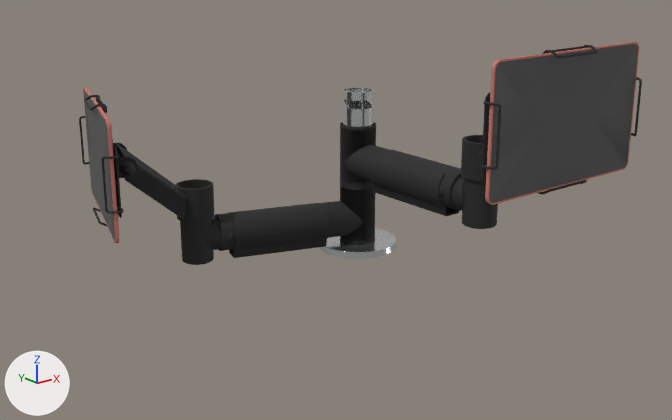
Before and after pictures for a commit that changed the glTF model projekt.glb.
Rendered twice from a camera (50 mm lens) standing at (-0.533, -0.994, 0.616) and looking at (0.136, -0.157, 0.281). The lights are fixed; the arrows at lower left show +X, +Y and +Z. The picture after the commit comes second. Where no turn or scale is listed for an object, it has been applied to the vertices.

In view in the first picture: 'PL38_0008_A', 'PL38_0008_A.001', 'PL38_0008_B.001', 'PL38_0008_C', 'PL38_0008_C.001', 'PL38_0008_full_1', 'PL38_0008_full_1.001', 'PL38_0008_full_2', 'PL38_0008_full_2.001', 'PL38_0100__Flex_Arm_A', 'PL38_0100__Flex_Arm_A.001', 'PL38_0100__Flex_Arm_B', 'PL38_0100__Flex_Arm_B.001', 'PL38_0200'.
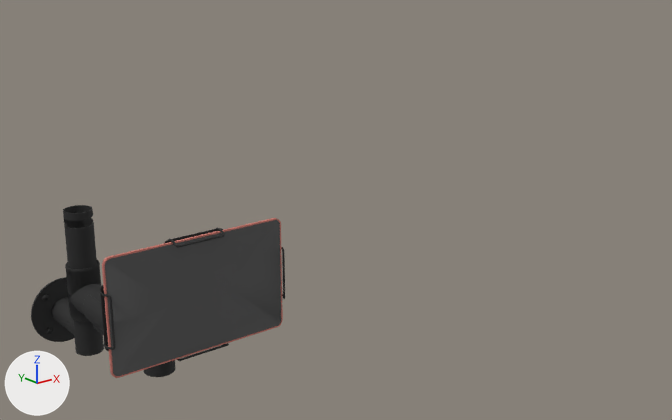
Commit message: AR update

Not drawn themselves, but carrying or shaping drawn objects: ob_scene_001, ob_scene_002, ob_scene_003, ob_scene_004, ob_scene_005, ob_scene_006, ob_pl38_0008_full.

Patch to the scene script:
```diff
--- a/projekt.glb.py
+++ b/projekt.glb.py
@@ ob_pl38_0200 @@
-ob_pl38_0200 = bpy.data.objects.new('PL38_0200', me_mesh_0)
@@ ob_scene_001 @@
 ob_scene_001.parent = ob_node_30
-ob_scene_001.location = (0.121, -0.103, 0.26)
-ob_scene_001.rotation_euler = (0.0, 0.0, -0.314)  # degrees (0, 0, -18)
+ob_scene_001.location = (-0.0626, 0.0645, 0.132)
+ob_scene_001.rotation_euler = (0.0, 0.0, 1.571)  # degrees (0, 0, 90)
 ob_scene_001.scale = (0.01, 0.01, 0.01)
@@ ob_scene_002 @@
 ob_scene_002.parent = ob_node_30
-ob_scene_002.location = (0.0746, -0.0872, 0.265)
-ob_scene_002.rotation_euler = (0.0, 0.0, -0.314)  # degrees (0, 0, -18)
+ob_scene_002.location = (-0.0631, 0.016, 0.137)
+ob_scene_002.rotation_euler = (0.0, 0.0, 1.571)  # degrees (0, 0, 90)
 ob_scene_002.scale = (0.01, 0.01, 0.01)
@@ ob_scene_003 @@
 ob_scene_003.parent = ob_node_30
-ob_scene_003.location = (0.195, -0.205, 0.335)
-ob_scene_003.rotation_euler = (0.0, 0.0, 1.571)  # degrees (0, 0, 90)
-ob_scene_003.scale = (0.01, 0.01, 0.01)
+ob_scene_003.location = (-0.0631, -0.096, 0.194)
+ob_scene_003.rotation_euler = (1.571, 1.571, 0.0)  # degrees (90, 90, 0)
+ob_scene_003.scale = (0.00997, 0.00997, 0.00997)
@@ ob_pl38_0100__flex_arm_a_001 @@
-ob_pl38_0100__flex_arm_a_001 = bpy.data.objects.new('PL38_0100__Flex_Arm_A.001', me_mesh_1)
@@ ob_scene_004 @@
 ob_scene_004.parent = ob_node_30
-ob_scene_004.location = (0.195, -0.254, 0.34)
-ob_scene_004.rotation_euler = (0.0, 0.0, 1.571)  # degrees (0, 0, 90)
-ob_scene_004.scale = (0.01, 0.01, 0.01)
+ob_scene_004.location = (-0.0641, -0.15, 0.238)
+ob_scene_004.rotation_euler = (1.571, 0.0, 3.142)  # degrees (90, 0, 180)
+ob_scene_004.scale = (0.00942, 0.00942, 0.00942)
@@ ob_pl38_0100__flex_arm_b_001 @@
-ob_pl38_0100__flex_arm_b_001 = bpy.data.objects.new('PL38_0100__Flex_Arm_B.001', me_mesh_2)
@@ ob_scene_005 @@
 ob_scene_005.parent = ob_node_30
-ob_scene_005.location = (0.195, -0.366, 0.397)
-ob_scene_005.rotation_euler = (1.571, 1.571, 0.0)  # degrees (90, 90, 0)
-ob_scene_005.scale = (0.00997, 0.00997, 0.00997)
+ob_scene_005.location = (-0.0641, -0.17, 0.228)
+ob_scene_005.rotation_euler = (0.942, 0.0, 0.0)  # degrees (54, 0, 0)
+ob_scene_005.scale = (0.00831, 0.00831, 0.00831)
@@ ob_pl38_0008_a @@
 ob_pl38_0008_a = bpy.data.objects.new('PL38_0008_A', me_mesh_3)
-ob_pl38_0008_a.parent = ob_scene_005
+ob_pl38_0008_a.parent = ob_scene_003
 ob_pl38_0008_a.location = (0.0, 0.0, 0.0)
@@ ob_scene_006 @@
 ob_scene_006 = bpy.data.objects.new('Scene.006', None)
-ob_scene_006.parent = ob_node_30
-ob_scene_006.location = (0.194, -0.42, 0.441)
-ob_scene_006.rotation_euler = (1.571, 0.0, 3.142)  # degrees (90, 0, 180)
-ob_scene_006.scale = (0.00942, 0.00942, 0.00942)
+ob_scene_006.parent = ob_scene_005
+ob_scene_006.location = (0.0, 0.0, 0.0)
+ob_scene_006.rotation_euler = (-2.513, 0.0, 0.0)  # degrees (-144, 0, 0)
@@ ob_pl38_0008_c @@
 ob_pl38_0008_c = bpy.data.objects.new('PL38_0008_C', me_mesh_5)
-ob_pl38_0008_c.parent = ob_scene_007
+ob_pl38_0008_c.parent = ob_scene_005
 ob_pl38_0008_c.location = (0.0, 0.0, 0.0)
@@ ob_pl38_0008_full @@
 ob_pl38_0008_full = bpy.data.objects.new('PL38_0008_full', None)
-ob_pl38_0008_full.parent = ob_scene_008
+ob_pl38_0008_full.parent = ob_scene_006
 ob_pl38_0008_full.location = (0.0, 0.0, 0.0)
@@ ob_pl38_0008_a_001 @@
-ob_pl38_0008_a_001 = bpy.data.objects.new('PL38_0008_A.001', me_mesh_3)
@@ ob_pl38_0008_b_001 @@
-ob_pl38_0008_b_001 = bpy.data.objects.new('PL38_0008_B.001', me_mesh_4)
@@ ob_pl38_0008_c_001 @@
-ob_pl38_0008_c_001 = bpy.data.objects.new('PL38_0008_C.001', me_mesh_5)
@@ ob_pl38_0008_full_1_001 @@
-ob_pl38_0008_full_1_001 = bpy.data.objects.new('PL38_0008_full_1.001', me_mesh_6)
@@ ob_pl38_0008_full_2_001 @@
-ob_pl38_0008_full_2_001 = bpy.data.objects.new('PL38_0008_full_2.001', me_mesh_7)
@@ ob_pl38_0000 @@
+ob_pl38_0000 = bpy.data.objects.new('PL38_0000', me_mesh_0_1)  # 2757 vertices, 5524 faces; spans x -0.048..0.048, y -0.057..0.057, z -0.11..0.11; in mat_material_0 (black #262626)
+ob_pl38_0000.location = (-0.0626, 0.1809, 0.1376)
```

Pixel boxes [x1, y1, x2, y2] of what changed, in the pictures (672 x 420 px):
'PL38_0008_full_2', moved, turned, rescaled: before [489, 44, 638, 203]; after [105, 220, 282, 376]
'PL38_0100__Flex_Arm_A', moved, turned: before [214, 183, 376, 258]; after [65, 260, 103, 335]
'PL38_0100__Flex_Arm_A.001', deleted (black): before [340, 122, 461, 216]
'PL38_0000', added (black): after [31, 205, 104, 356]
'PL38_0008_A.001', deleted (black): before [115, 143, 215, 222]
'PL38_0200', deleted: before [318, 87, 396, 259]
'PL38_0008_full_1', moved, turned, rescaled: before [485, 42, 639, 205]; after [102, 218, 283, 378]
'PL38_0008_C', moved, turned, rescaled: before [480, 45, 642, 195]; after [99, 227, 285, 361]
'PL38_0008_full_2.001', deleted: before [83, 89, 115, 241]
'PL38_0100__Flex_Arm_B', moved, turned: before [180, 188, 222, 265]; after [144, 360, 175, 377]
'PL38_0100__Flex_Arm_B.001', deleted (black): before [451, 176, 498, 229]
'PL38_0008_A', moved, turned, rescaled (not visible afterwards): before [461, 135, 486, 181]
'PL38_0008_C.001', deleted: before [79, 95, 124, 226]
'PL38_0008_full_1.001', deleted: before [83, 87, 119, 243]
'PL38_0008_B.001', deleted: before [113, 143, 137, 178]
